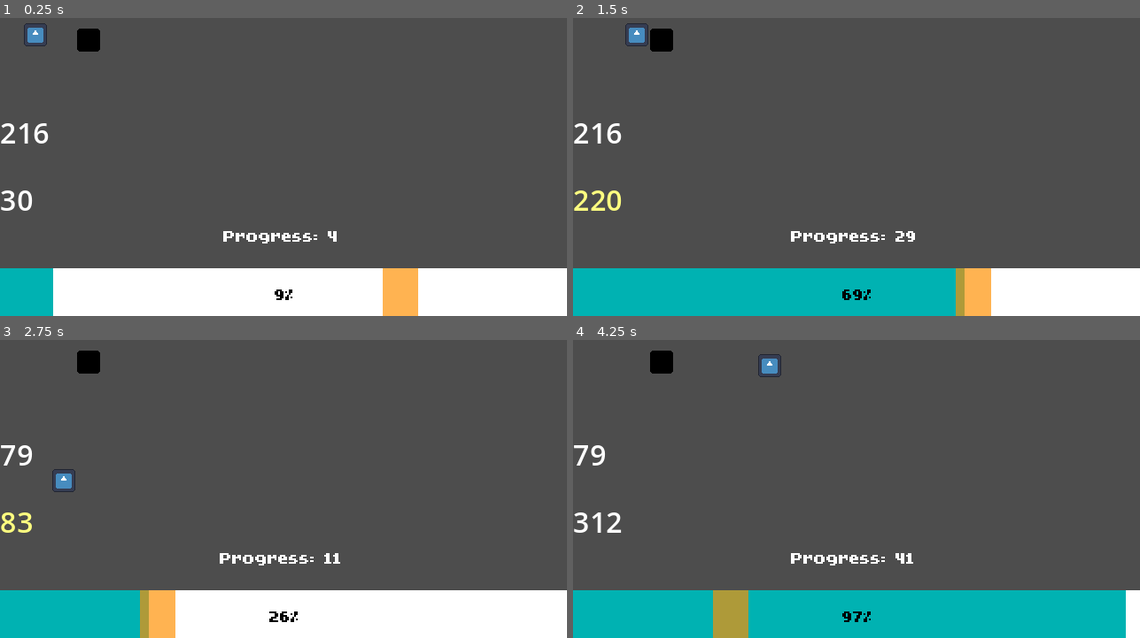
Above: before the commit, frames 1-4 (two rows, left to right).
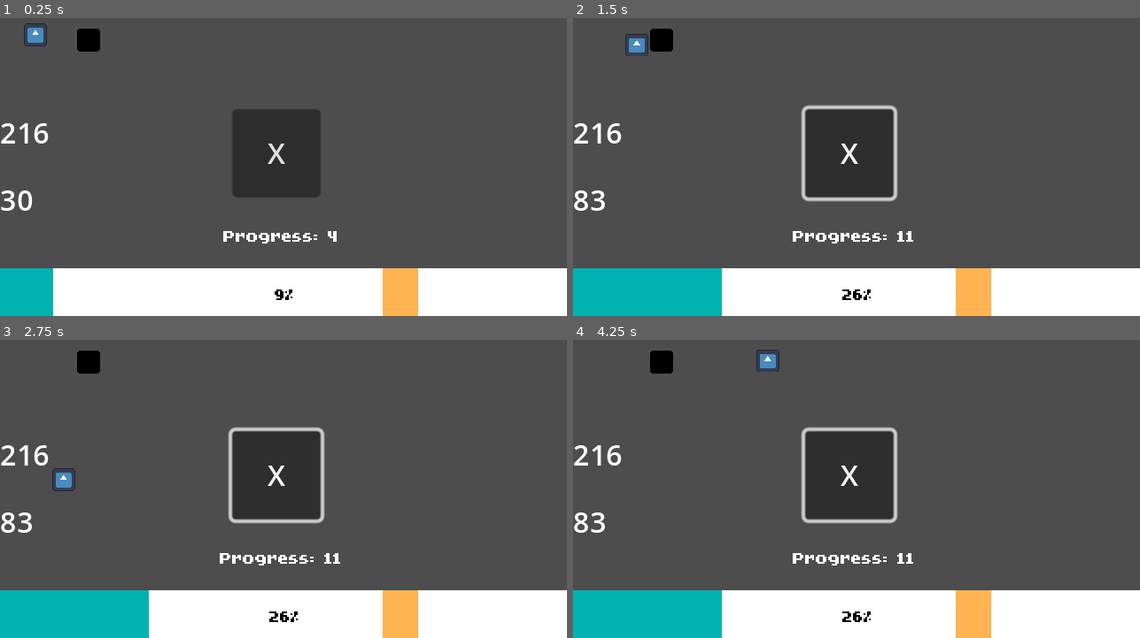
Above: after the commit, the same moments.

Repository: randomnewb/monster-rancher
Game: Godot game, scene res://World/world.tscn
Same seed, same stepped clock (60 frames per second), same inputs: the game is played once before the commit and once after it. The engine's default icon, where the game draws it, is replaced by a stand-in: a white triangle on a blue panel in a dark square.
Inputs (mouse positions are in pixels of both pictures, inside the frame that each line leads up to):
- Up to frame 1 (0.25 s): no input
- Up to frame 2 (1.5 s): click (850, 152) at 0.5 s, where only the run after the commit has a clickable "X"; move the mouse to (981, 140) at 1.27 s; press the mouse at (981, 140) at 1.28 s; hold Right (move_right) from 1.28 s (still down)
- Up to frame 3 (2.75 s): move the mouse to (170, 494) at 2.02 s; release Right (move_right) at 2.03 s; release the mouse at (170, 494) at 2.03 s; hold Down (move_down) from 2.03 s (still down); click (170, 494) at 2.1 s
- Up to frame 4 (4.25 s): move the mouse to (913, 408) at 2.77 s; release Down (move_down) at 2.78 s; press the mouse at (913, 408) at 2.78 s; hold Right (move_right) 2.78-3.53 s; move the mouse to (828, 542) at 3.52 s; release the mouse at (828, 542) at 3.53 s; hold Up (move_up) from 3.53 s (still down); click (828, 542) at 3.6 s

The runs differ from the first frame. In frame 1, 4.4% of the frame differs, in the area x 41-57%, y 30-60%; in frame 2, 13%; in frame 3, 7.9%; in frame 4, 18%, in the area x 0-98%, y 3-100%.

Commit message:
added button and input for mouse/touch screen

Diff:
--- a/Player.gd
+++ b/Player.gd
@@ -2,12 +2,20 @@
 
 @export var speed = 100;
 @onready var ray_cast_2d = $RayCast2D
+
+var last_clicked_position = null;
 
 func _ready():
 	pass;
 
 func _process(delta):
 	var input_vector = Input.get_vector("move_left", "move_right", "move_up", "move_down")
+
+	if Input.is_action_pressed("tap_left_mouse"):
+		last_clicked_position = get_local_mouse_position();
+		var target = last_clicked_position;
+		target /= position;
+		input_vector = target.normalized();
 
 	if input_vector == Vector2.ZERO:
 #		animation_player.play("idle");
--- a/UI/control_progress.gd
+++ b/UI/control_progress.gd
@@ -68,13 +68,21 @@
 func _on_timer_timeout():
 	progress();
 
-func _process(delta):
+func _process(_delta):
 	check = roundi(int(progress_value * (default_stop_value / MAX_PROGRESS_VALUE)));
 	stop_value_label.text = str(stop_value);
 	check_value_label.text = str(check);
-
 
 	if (check >= stop_value and check <= stop_value + default_stop_size):
 		check_value_label.add_theme_color_override("font_color", Color(1, 1, 0.5))
 	else:
 		check_value_label.remove_theme_color_override("font_color")
+
+func _on_button_pressed():
+	if progress_timer.is_stopped():
+		progress_timer.start();
+		restart();
+	else:
+		progress_timer.stop();
+		check = int(progress_value * (default_stop_value / MAX_PROGRESS_VALUE));
+		check_stop_value();
--- a/UI/control_progress.tscn
+++ b/UI/control_progress.tscn
@@ -68,4 +68,20 @@
 offset_bottom = -65.0
 text = "Stop:"
 
+[node name="Button" type="Button" parent="."]
+layout_mode = 1
+anchors_preset = 6
+anchor_left = 1.0
+anchor_top = 0.5
+anchor_right = 1.0
+anchor_bottom = 0.5
+offset_left = 131.0
+offset_top = -90.0
+offset_right = 181.0
+offset_bottom = -40.0
+grow_horizontal = 0
+grow_vertical = 2
+text = "X"
+
 [connection signal="timeout" from="ProgressTimer" to="." method="_on_timer_timeout"]
+[connection signal="pressed" from="Button" to="." method="_on_button_pressed"]
--- a/project.godot
+++ b/project.godot
@@ -49,6 +49,11 @@
 , Object(InputEventKey,"resource_local_to_scene":false,"resource_name":"","device":-1,"window_id":0,"alt_pressed":false,"shift_pressed":false,"ctrl_pressed":false,"meta_pressed":false,"pressed":false,"keycode":0,"physical_keycode":83,"key_label":0,"unicode":115,"echo":false,"script":null)
 ]
 }
+tap_left_mouse={
+"deadzone": 0.5,
+"events": [Object(InputEventMouseButton,"resource_local_to_scene":false,"resource_name":"","device":-1,"window_id":0,"alt_pressed":false,"shift_pressed":false,"ctrl_pressed":false,"meta_pressed":false,"button_mask":1,"position":Vector2(83, 18),"global_position":Vector2(87, 61),"factor":1.0,"button_index":1,"canceled":false,"pressed":true,"double_click":false,"script":null)
+]
+}
 
 [rendering]
 
